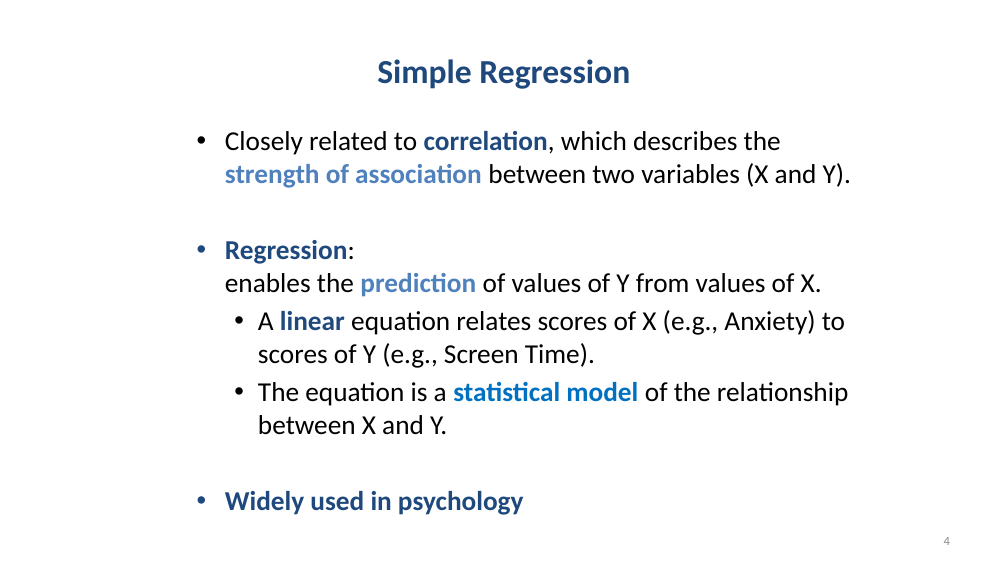
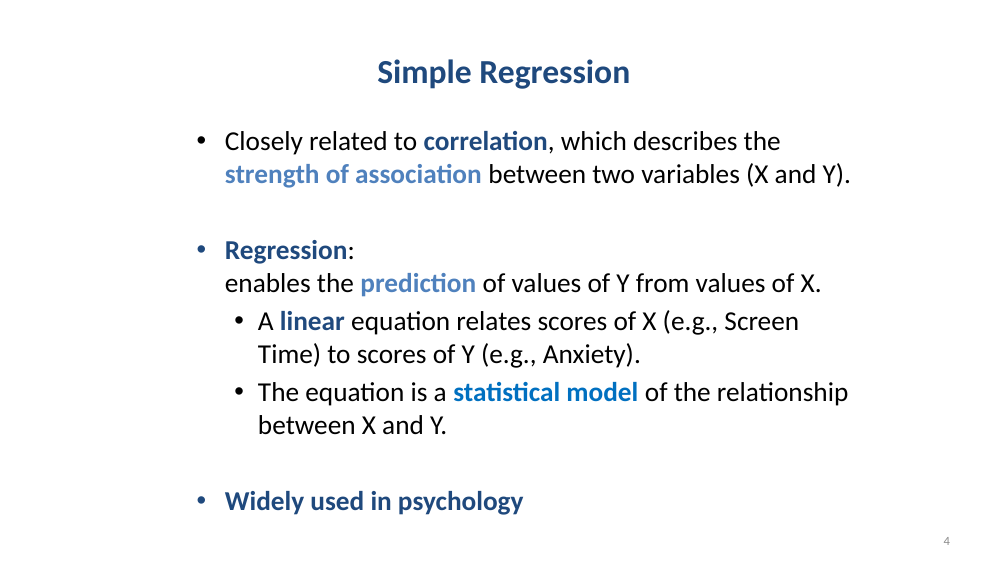
Before and after one commit to chrisjberry/datafluencyCB, a slide deck: slide 4 of docs/slides/PSYC753_L1_SimpleRegression.pptx. Drawn at 1008x567 pixels with LibreOffice and Linux fonts; fonts in the diff are those of the drawing. Boxes give left, top, right and bottom in pixels: in the first picture for what was removed or moved away, otherwise in the second. Text is boxed around its words. In the diff, an @@ line names an element or a change of style, - is before the commit and + after.

```diff
--- a/docs/slides/PSYC753_L1_SimpleRegression.pptx
+++ b/docs/slides/PSYC753_L1_SimpleRegression.pptx
@@ text at box(258, 310, 799, 368): text changed @@
-  • A linear equation relates scores of X (e.g., Anxiety) to scores of Y (e.g., Screen Time).
+  • A linear equation relates scores of X (e.g., Screen Time) to scores of Y (e.g., Anxiety).
```
